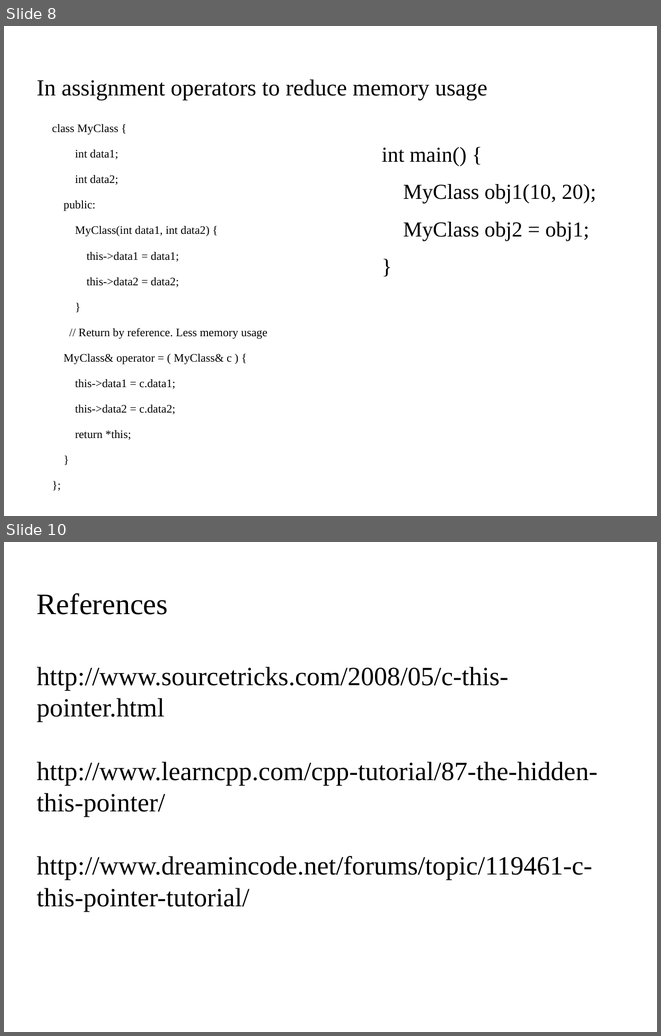
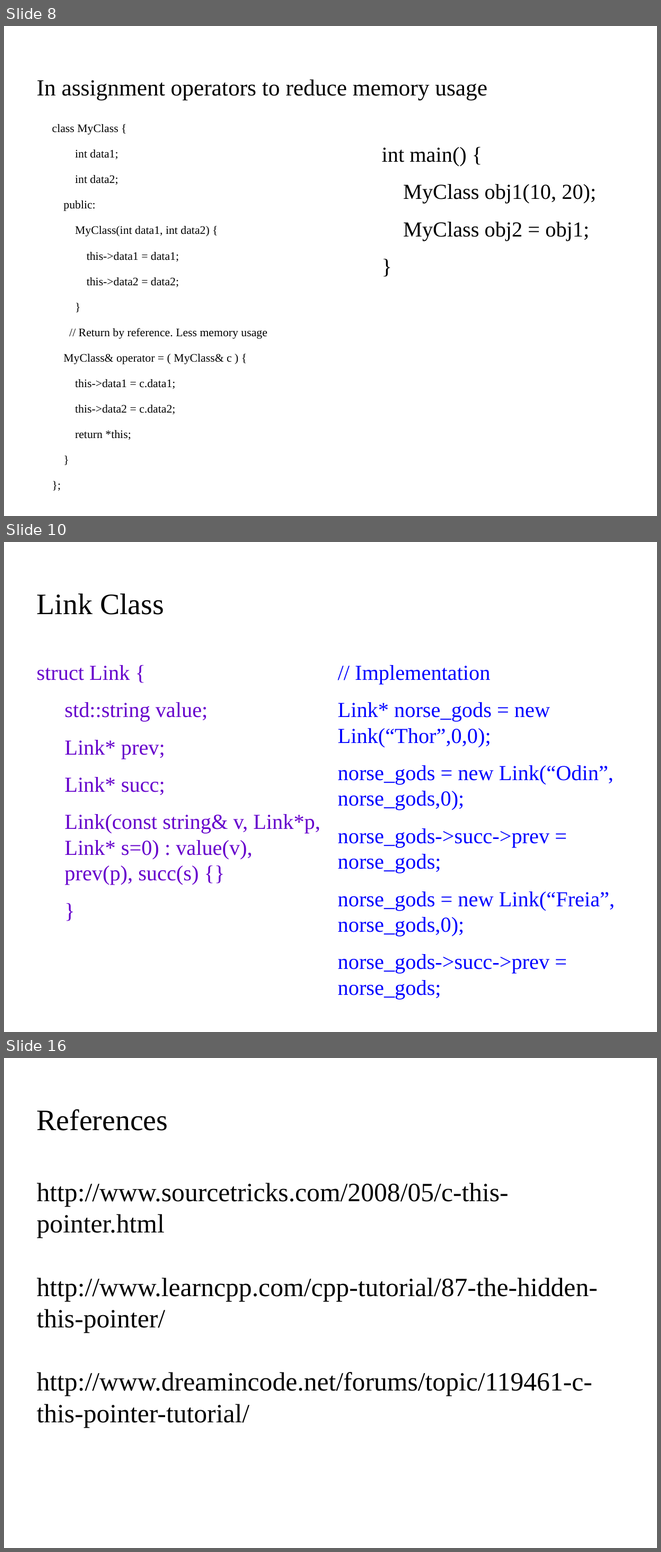
Before and after one commit to kks32/cpp-software-development, a slide deck: Ex8_Pointers_III/Ex8_Pointers-III.odp. Shown one above the other, each under a label of ours: slides 8 and 10 before the commit, slides 8, 10 and 16 after it; the slides between them are not shown. The pictures are 661x1036 and 661x1552 pixels, drawn with LibreOffice and Linux fonts; fonts in the diff are those of the drawing; background and template pictures are left out. Boxes give left, top, right and bottom in pixels: in the first picture for what was removed or moved away, otherwise in the second. Text is boxed around its words. In the diff, an @@ line names an element or a change of style, - is before the commit and + after.

```diff
--- a/Ex8_Pointers_III/Ex8_Pointers-III.odp
+++ b/Ex8_Pointers_III/Ex8_Pointers-III.odp
@@ slide 10 added at (x1=4, y1=542, x2=657, y2=1032), background picture (left out) @@
@@ title added at (x1=37, y1=593, x2=164, y2=615), 36 pt, text #000000 @@
+Link Class
@@ text added at (x1=37, y1=665, x2=320, y2=885), 26 pt, text #6600CC @@
+struct Link {
+std::string value;
+Link* prev;
+Link* succ;
+Link(const string& v, Link*p, Link* s=0) : value(v), prev(p), succ(s) {}
+}
@@ text added at (x1=338, y1=665, x2=615, y2=999), 26 pt, text #0000FF @@
+// Implementation
+Link* norse_gods = new Link(“Thor”,0,0);
+norse_gods = new Link(“Odin”, norse_gods,0);
+norse_gods->succ->prev = norse_gods;
+norse_gods = new Link(“Freia”, norse_gods,0);
+norse_gods->succ->prev = norse_gods;
@@ what was slide 10 is now slide 16 @@
```
Also in this commit, not shown: 1 slide changed, 6 other slides added, 1 slide removed, 2 other files.
